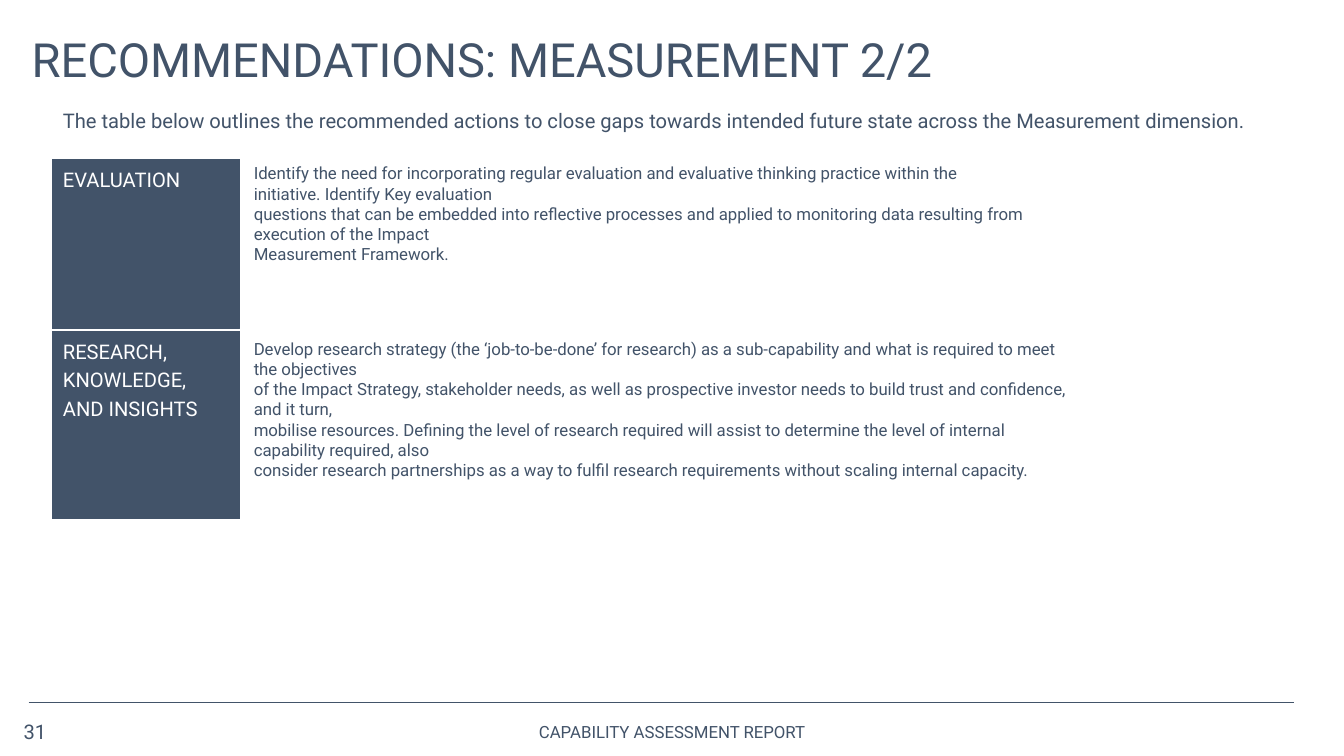
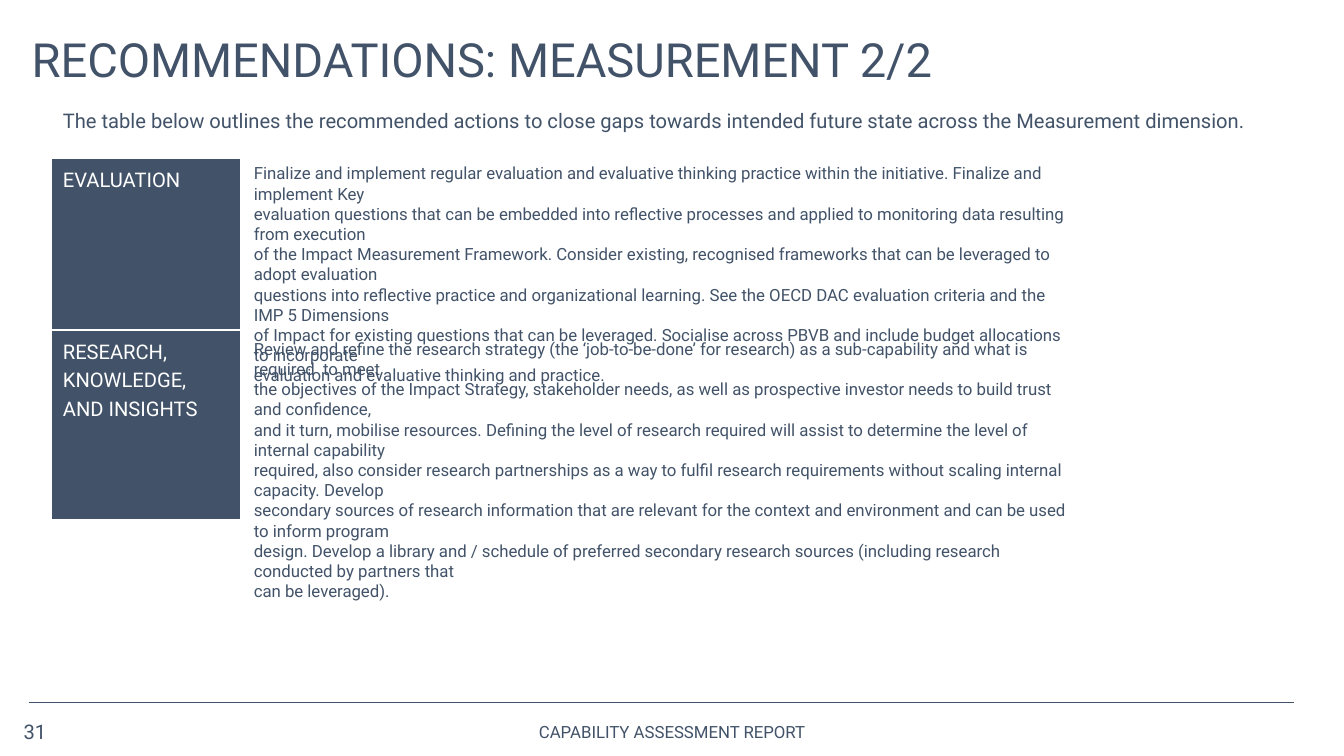
Before and after one commit to opus-meum/power-automate, a slide deck: slide 31 of Capability Assessment Report.pptx. Drawn at 1344x756 pixels with LibreOffice and Linux fonts; fonts in the diff are those of the drawing; background and template pictures are left out. Boxes give left, top, right and bottom in pixels: in the first picture for what was removed or moved away, otherwise in the second. Text is boxed around its words. In the diff, an @@ line names an element or a change of style, - is before the commit and + after.

```diff
--- a/Capability Assessment Report.pptx
+++ b/Capability Assessment Report.pptx
@@ text at (254,166,1064,386): text changed @@
-Identify the need for incorporating regular evaluation and evaluative thinking practice within the initiative. Identify Key evaluation
-questions that can be embedded into reflective processes and applied to monitoring data resulting from execution of the Impact
-Measurement Framework.
+Finalize and implement regular evaluation and evaluative thinking practice within the initiative. Finalize and implement Key
+evaluation questions that can be embedded into reflective processes and applied to monitoring data resulting from execution
+of the Impact Measurement Framework. Consider existing, recognised frameworks that can be leveraged to adopt evaluation
+questions into reflective practice and organizational learning. See the OECD DAC evaluation criteria and the IMP 5 Dimensions
+of Impact for existing questions that can be leveraged. Socialise across PBVB and include budget allocations to incorporate
+evaluation and evaluative thinking and practice.
@@ text at (254,340,1065,601): text changed @@
-Develop research strategy (the ‘job-to-be-done’ for research) as a sub-capability and what is required to meet the objectives
-of the Impact Strategy, stakeholder needs, as well as prospective investor needs to build trust and confidence, and it turn,
-mobilise resources. Defining the level of research required will assist to determine the level of internal capability required, also
-consider research partnerships as a way to fulfil research requirements without scaling internal capacity.
+Review and refine the research strategy (the ‘job-to-be-done’ for research) as a sub-capability and what is required to meet
+the objectives of the Impact Strategy, stakeholder needs, as well as prospective investor needs to build trust and confidence,
+and it turn, mobilise resources. Defining the level of research required will assist to determine the level of internal capability
+required, also consider research partnerships as a way to fulfil research requirements without scaling internal capacity. Develop
+secondary sources of research information that are relevant for the context and environment and can be used to inform program
+design. Develop a library and / schedule of preferred secondary research sources (including research conducted by partners that
+can be leveraged).
```
Also in this commit, not shown: 9 other slides changed, 19 other files.
